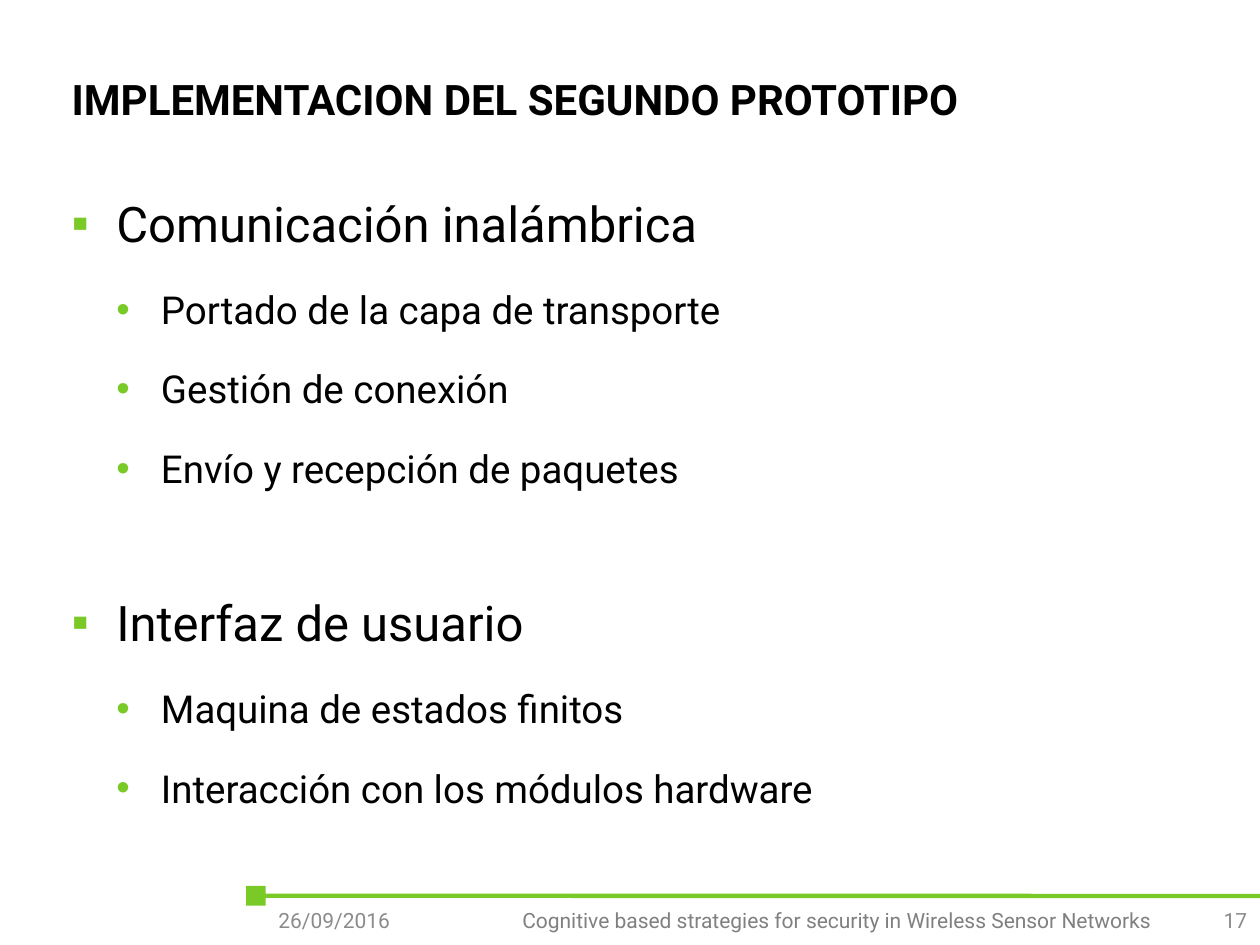
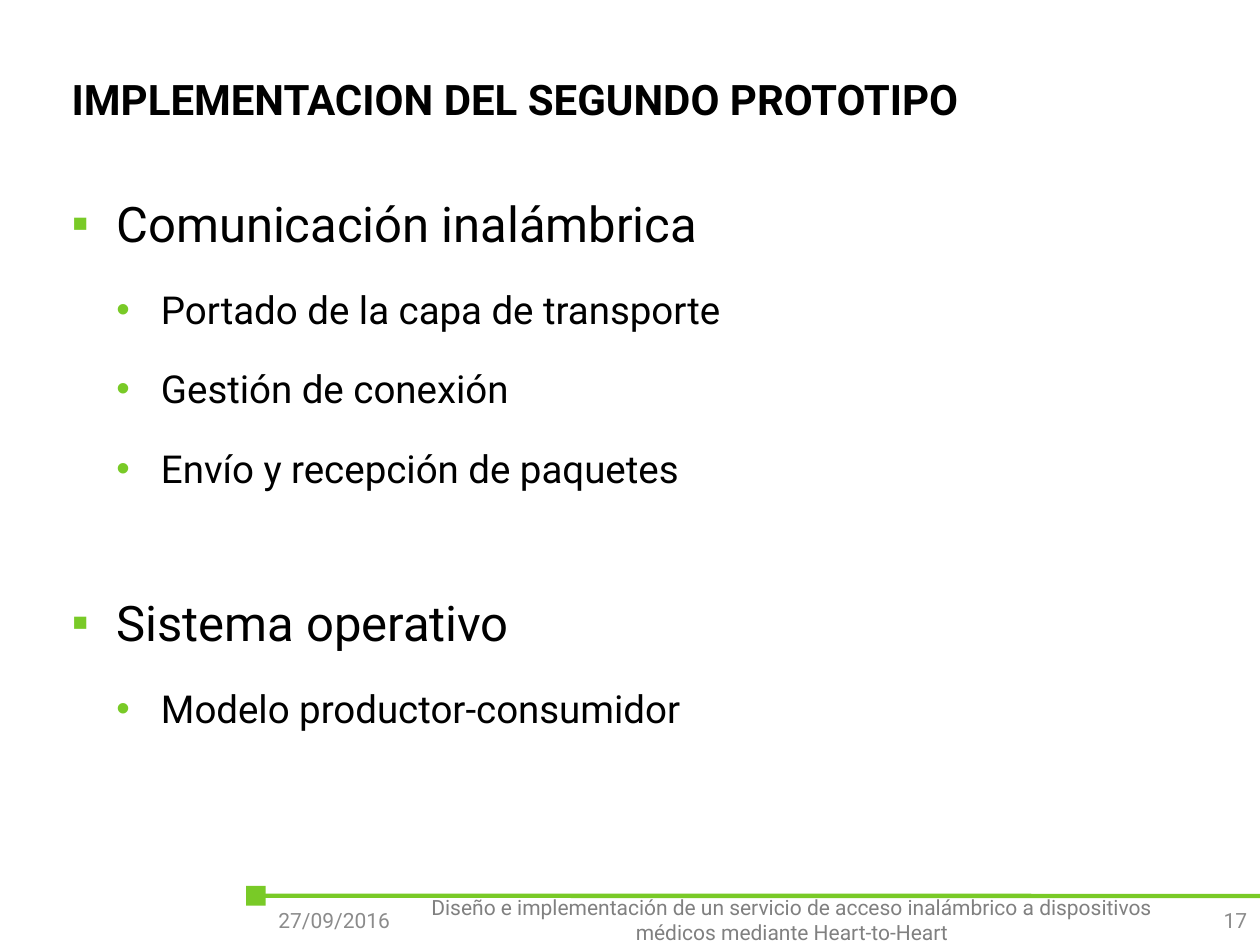
Before and after one commit to outsidersdelaelectronica/tiic-2015, a slide deck: slide 17 of doc/Tomas/presentacion/Diseño e implementación de un servicio de acceso inalámbrico a dispositivos médicos mediante Heart-to-Heart.pptx. Drawn at 1260x945 pixels with LibreOffice and Linux fonts; fonts in the diff are those of the drawing; background and template pictures are left out. Boxes give left, top, right and bottom in pixels: in the first picture for what was removed or moved away, otherwise in the second. Text is boxed around its words. In the diff, an @@ line names an element or a change of style, - is before the commit and + after.

```diff
--- a/doc/Tomas/presentacion/Diseño e implementación de un servicio de acceso inalámbrico a dispositivos médicos mediante Heart-to-Heart.pptx
+++ b/doc/Tomas/presentacion/Diseño e implementación de un servicio de acceso inalámbrico a dispositivos médicos mediante Heart-to-Heart.pptx
@@ text at [116,605,680,731]: text changed @@
-▪ Interfaz de usuario
-  • Maquina de estados finitos
-  • Interacción con los módulos hardware
+▪ Sistema operativo
+  • Modelo productor-consumidor
@@ text at [431,896,1151,940]: text changed @@
-Cognitive based strategies for security in Wireless Sensor Networks
+Diseño e implementación de un servicio de acceso inalámbrico a dispositivos médicos mediante Heart-to-Heart
@@ text at [278,913,390,929]: text changed @@
-26/09/2016
+27/09/2016
```
Also in this commit, not shown: 23 other slides changed, 1 slide removed.
